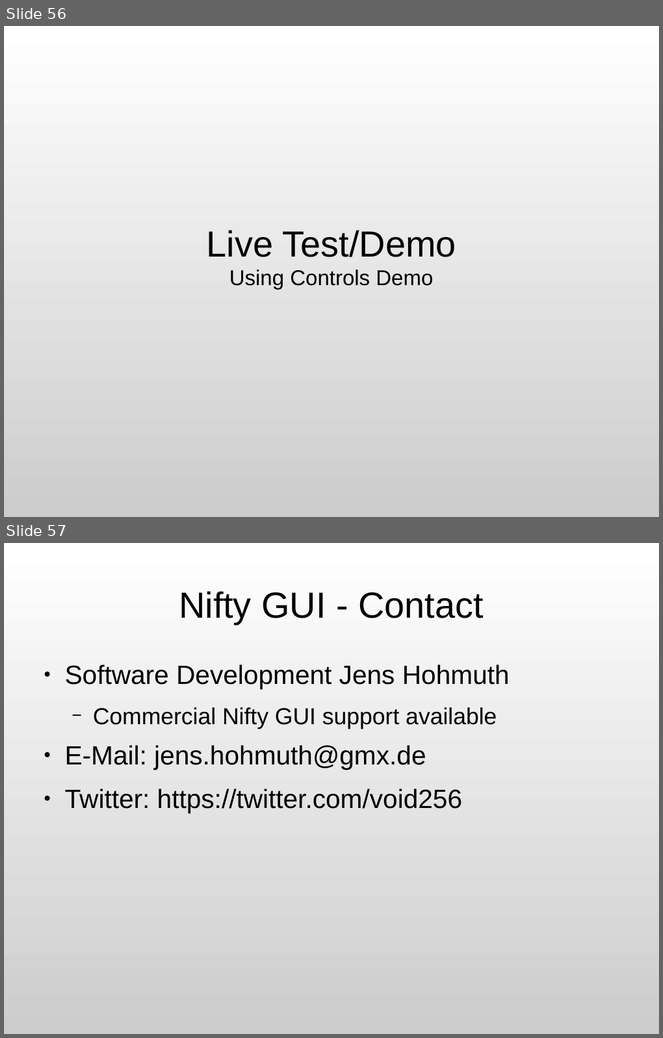
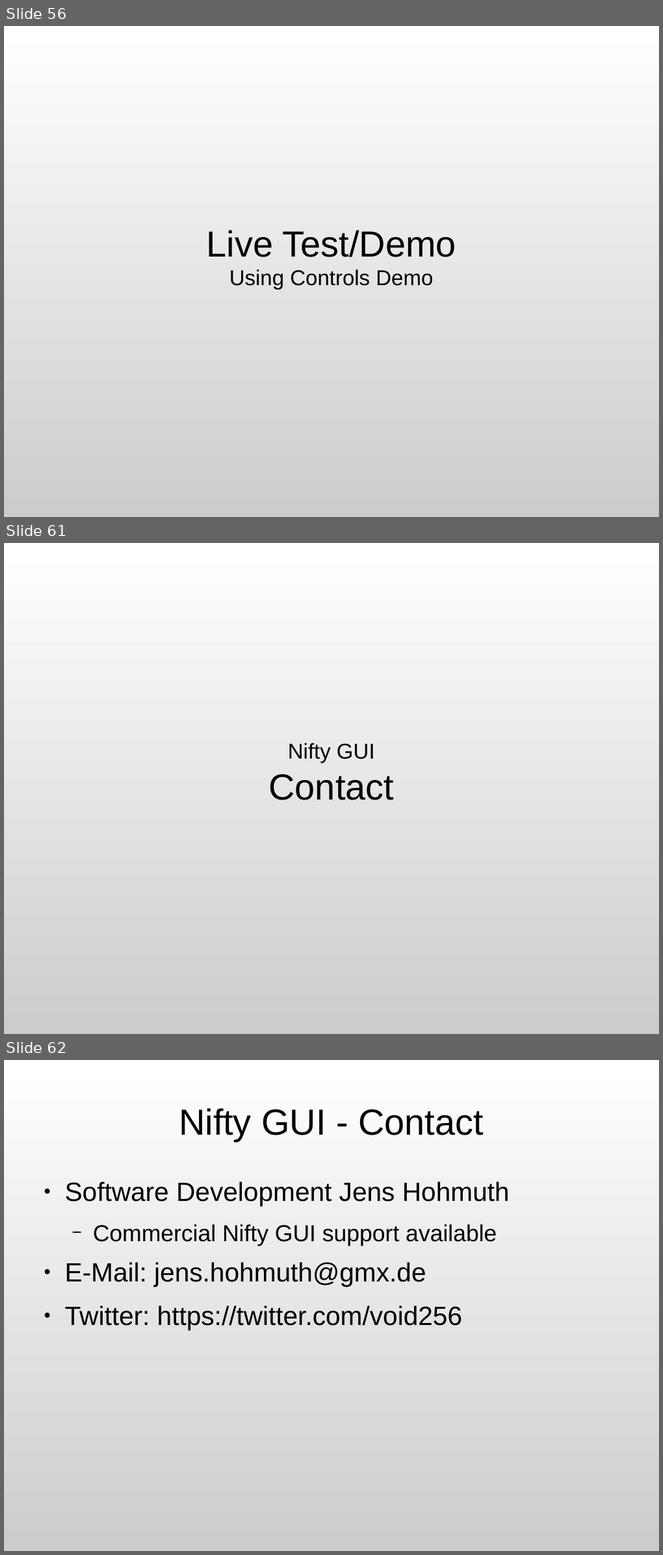
Before and after one commit to JogAmp/jogamp.org, a slide deck: doc/siggraph2013/bof/jens/jogl-bof-2013-nifty-gui.odp. Shown one above the other, each under a label of ours: slides 56 and 57 before the commit, slides 56, 61 and 62 after it; the slides between them are not shown. The pictures are 663x1038 and 663x1555 pixels, drawn with LibreOffice and Linux fonts; fonts in the diff are those of the drawing. Boxes give left, top, right and bottom in pixels: in the first picture for what was removed or moved away, otherwise in the second. Text is boxed around its words. In the diff, an @@ line names an element or a change of style, - is before the commit and + after.

```diff
--- a/doc/siggraph2013/bof/jens/jogl-bof-2013-nifty-gui.odp
+++ b/doc/siggraph2013/bof/jens/jogl-bof-2013-nifty-gui.odp
@@ slide 61 added at (x1=4, y1=543, x2=659, y2=1034), background gradient #FFFFFF to #CCCCCC @@
@@ subtitle added at (x1=269, y1=743, x2=394, y2=800), 26 pt, text #000000 @@
+Nifty GUI
+Contact
@@ what was slide 57 is now slide 62 @@
```
Also in this commit, not shown: 1 slide changed, 5 other slides added, 2 other files.
